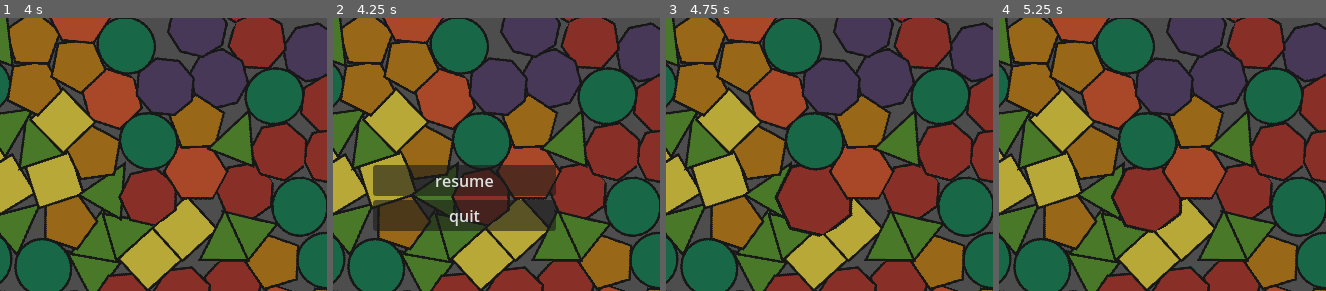
Above: before the commit, frames 1-4 (left to right).
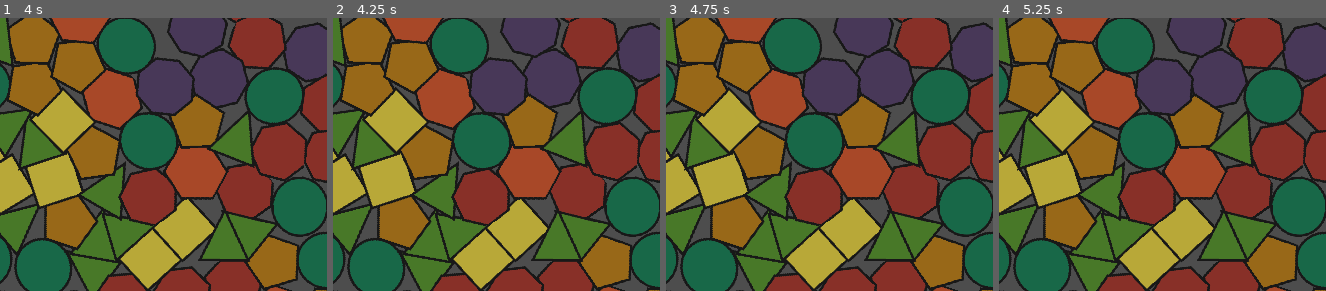
Above: after the commit, the same moments.

Repository: G-U-T-S/theana_jam
Game: Godot game, scene res://Scenes/main.tscn
Two runs of this game, one before a commit and one after it. Both use one fixed random seed, a clock stepped at 60 frames per second and the inputs below. After the commit the project has no main scene; this scene is started directly in both runs.
Inputs (mouse positions are % of the whole screen's width and height, from its top left):
- Up to frame 1 (4 s): move the mouse to (70, 49) at 0.52 s; press the mouse at (70, 49) at 0.53 s; move the mouse to (18, 60) at 1.27 s; release the mouse at (18, 60) at 1.28 s; click (18, 60) at 1.35 s; move the mouse to (55, 31) at 2.02 s; press the mouse at (55, 31) at 2.03 s; move the mouse to (37, 77) at 2.77 s; release the mouse at (37, 77) at 2.78 s; click (37, 77) at 2.85 s; move the mouse to (80, 71) at 3.52 s; press the mouse at (80, 71) at 3.53 s
- Up to frame 2 (4.25 s): tap Escape (Pause, bound only before the commit) at 4.15 s
- Up to frame 3 (4.75 s): release the mouse at (80, 71) at 4.25 s; click (43, 52) at 4.25 s, where only the run before the commit has a clickable "resume"
- Up to frame 4 (5.25 s): tap Enter at 5 s; move the mouse to (6, 38) at 5.02 s; click (6, 38) at 5.1 s
The pictures show only the part of the screen within x 23-73%, y 22-72%; the shares and areas given below are measured in that part.

Frame 1 is identical in both runs. In frame 2, 11% of the frame differs, in the area x 12-69%, y 53-79%; in frame 3, 2.0%; in frame 4, 1.4%.

Commit message:
Add files via upload

Diff:
--- a/project.godot
+++ b/project.godot
@@ -10,10 +10,14 @@
 
 [application]
 
-config/name="theana_jam"
-run/main_scene="res://Scenes/main.tscn"
+config/name="shapiz"
+run/main_scene="res://Scenes/title_screen.tscn"
 config/features=PackedStringArray("4.3", "GL Compatibility")
 config/icon="res://icon.svg"
+
+[autoload]
+
+GlobalScript="*res://Scripts/global_script.gd"
 
 [display]
 
@@ -33,11 +37,6 @@
 "events": [Object(InputEventMouseButton,"resource_local_to_scene":false,"resource_name":"","device":-1,"window_id":0,"a …(276 unchanged characters)…
 ]
 }
-Pause={
-"deadzone": 0.5,
-"events": [Object(InputEventKey,"resource_local_to_scene":false,"resource_name":"","device":-1,"window_id":0,"alt_pressed":false,"shift_pressed":false,"ctrl_pressed":false,"meta_pressed":false,"pressed":false,"keycode":0,"physical_keycode":4194305,"key_label":0,"unicode":0,"location":0,"echo":false,"script":null)
-]
-}
 
 [layer_names]
 
@@ -47,6 +46,7 @@
 2d_physics/layer_1="world"
 2d_physics/layer_2="shapes"
 2d_physics/layer_3="mouse"
+2d_physics/layer_4="powerups"
 
 [rendering]
 
